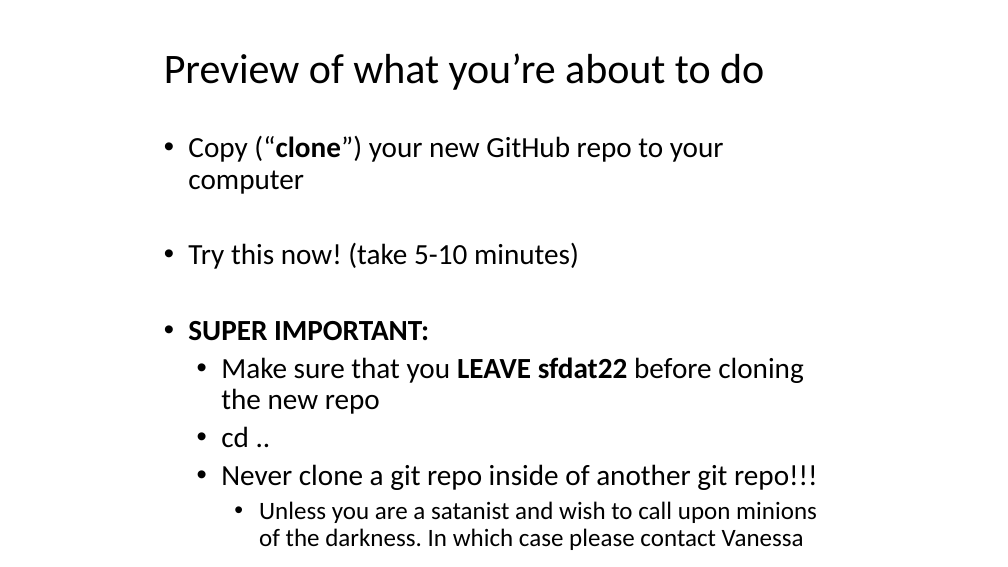
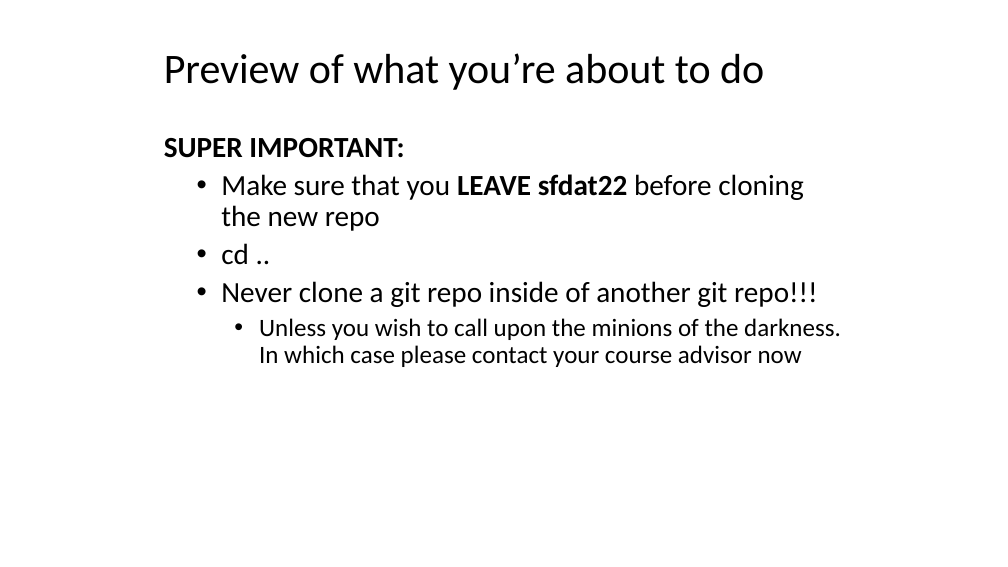
Before and after one commit to sinanuozdemir/sfdat22, a slide deck: slide 24 of slides/02_git.pptx. Drawn at 1008x567 pixels with LibreOffice and Linux fonts; fonts in the diff are those of the drawing. Boxes give left, top, right and bottom in pixels: in the first picture for what was removed or moved away, otherwise in the second. Text is boxed around its words. In the diff, an @@ line names an element or a change of style, - is before the commit and + after.

```diff
--- a/slides/02_git.pptx
+++ b/slides/02_git.pptx
@@ text at (164,138,404,158): bullet • to none @@
@@ text at (188,136,724,269): paragraphs removed @@
-• Copy (“clone”) your new GitHub repo to your computer
-• Try this now! (take 5-10 minutes)
@@ text at (259,318,841,367): text changed @@
-    • Unless you are a satanist and wish to call upon minions of the darkness. In which case please contact Vanessa
+    • Unless you wish to call upon the minions of the darkness. In which case please contact your course advisor now
```
Also in this commit, not shown: 8 other slides changed, 1 slide added, 2 other files.
